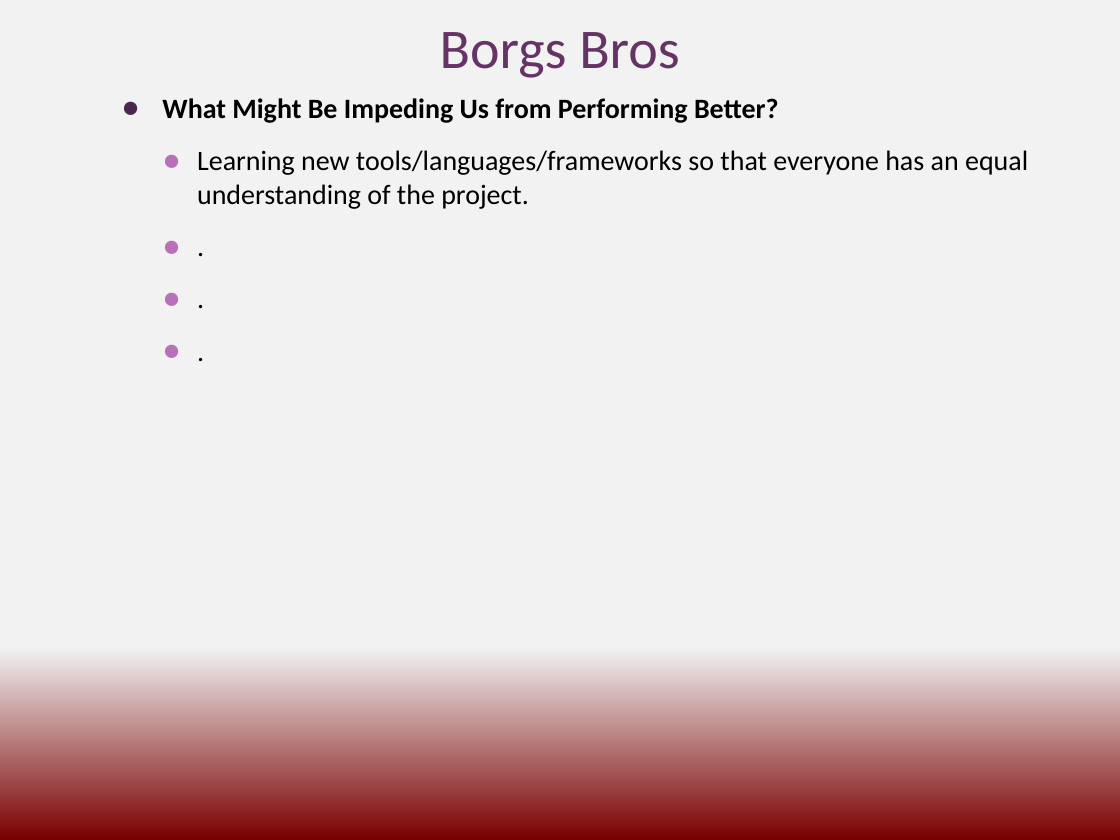
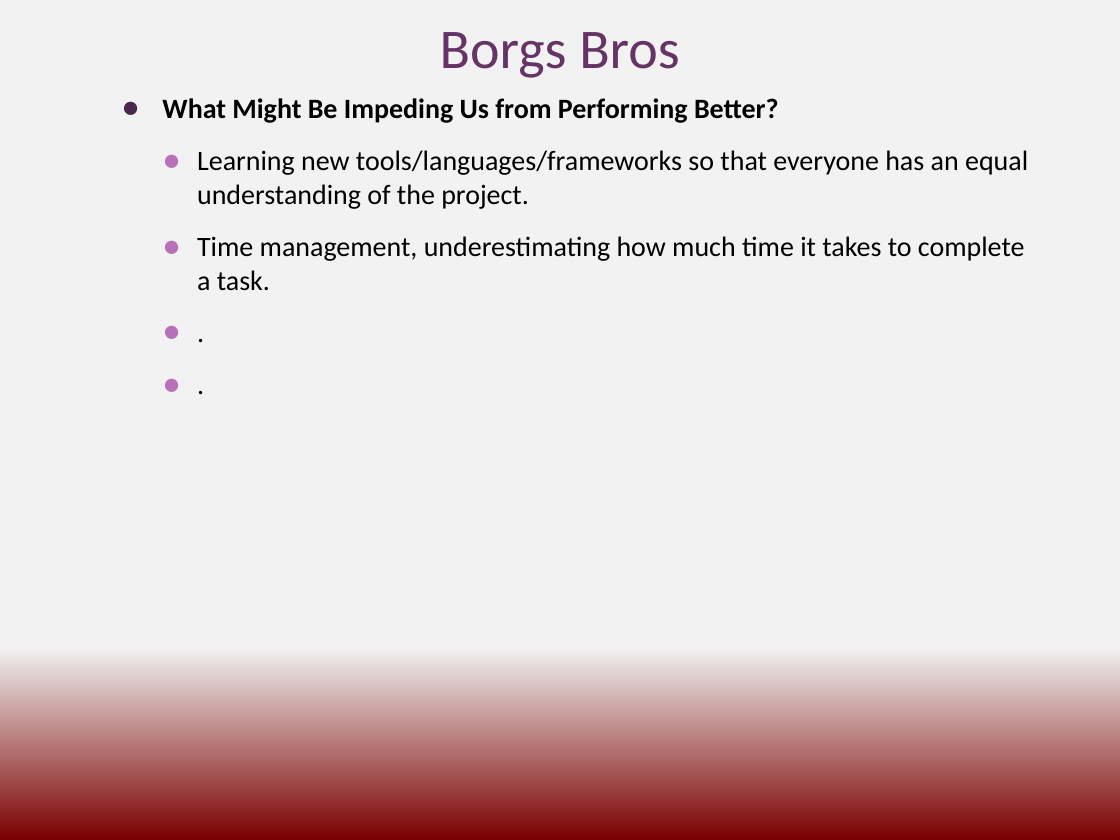
Before and after one commit to cs3398-borgs-bros/JeopardyChamp-Project, a slide deck: slide 2 of docs/Borgs_Retrospective.pptx. Drawn at 1120x840 pixels with LibreOffice and Linux fonts; fonts in the diff are those of the drawing. Boxes give left, top, right and bottom in pixels: in the first picture for what was removed or moved away, otherwise in the second. Text is boxed around its words. In the diff, an @@ line names an element or a change of style, - is before the commit and + after.

```diff
--- a/docs/Borgs_Retrospective.pptx
+++ b/docs/Borgs_Retrospective.pptx
@@ text at [162, 98, 1028, 291]: paragraph removed @@
-    ● .
@@ text at [197, 236, 1025, 291]: paragraph added @@
+    ● Time management, underestimating how much time it takes to complete a task.
```
Also in this commit, not shown: 2 other slides changed.
